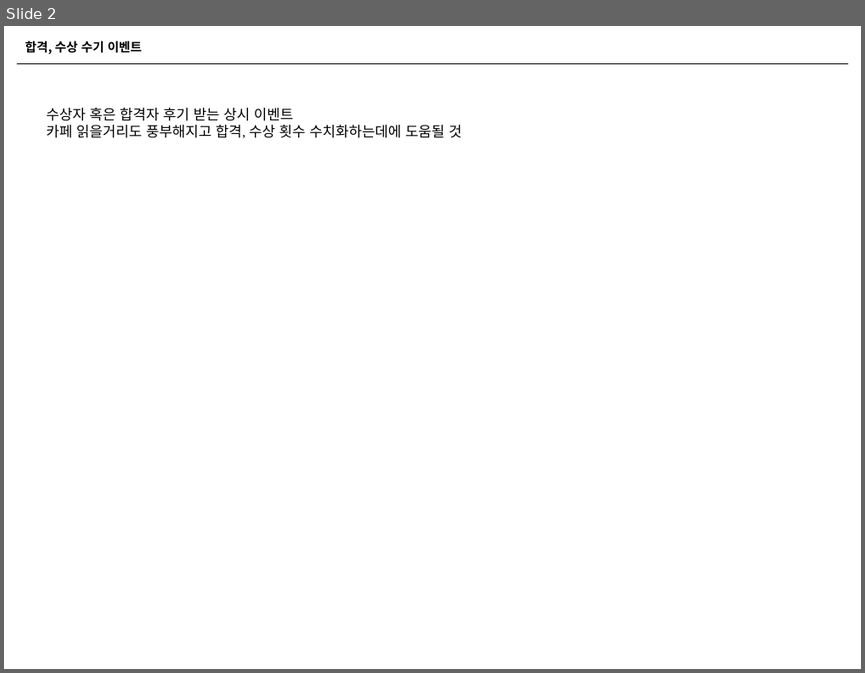
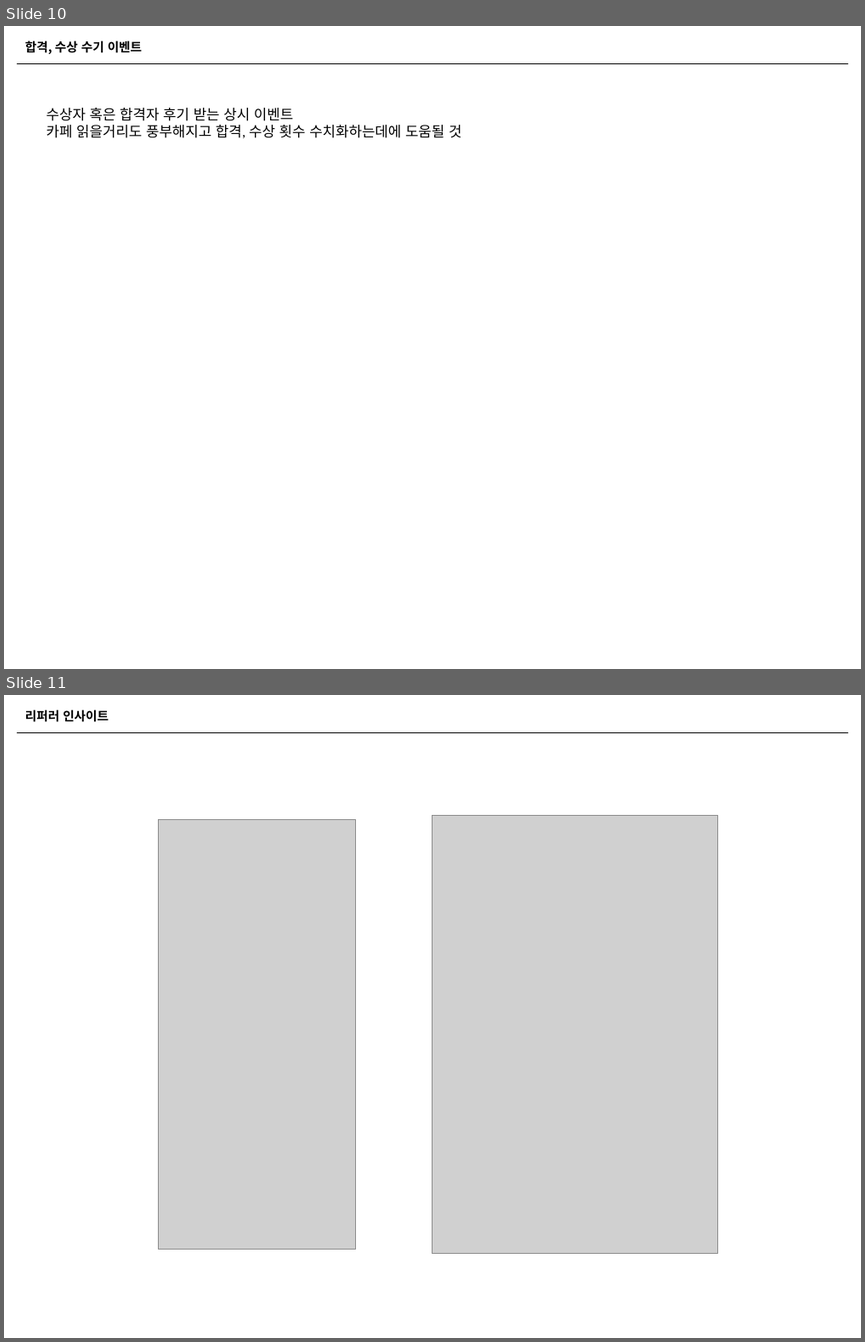
Before and after one commit to naxvinci/marketing, a slide deck: 업무보고0115.pptx. Shown one above the other, each under a label of ours: slide 2 before the commit, slides 10 and 11 after it. The pictures are 865x673 and 865x1342 pixels, drawn with LibreOffice and Linux fonts; fonts in the diff are those of the drawing; grey boxes stand for pictures. Boxes give left, top, right and bottom in pixels: in the first picture for what was removed or moved away, otherwise in the second. Text is boxed around its words. In the diff, an @@ line names an element or a change of style, - is before the commit and + after.

```diff
--- a/업무보고0115.pptx
+++ b/업무보고0115.pptx
@@ slide 11 added at box(4, 695, 861, 1338), background #FFFFFF @@
@@ text added at box(25, 709, 109, 722), 10.5 pt, text #000000, bold @@
+리퍼러 인사이트
@@ line added from (17, 732) to (848, 732), #000000 0.5 pt @@
@@ picture added at box(158, 819, 355, 1248) @@
@@ picture added at box(432, 815, 718, 1253) @@
@@ what was slide 2 is now slide 10 @@
```
Also in this commit, not shown: 2 slides changed, 7 other slides added, 2 slides removed.
